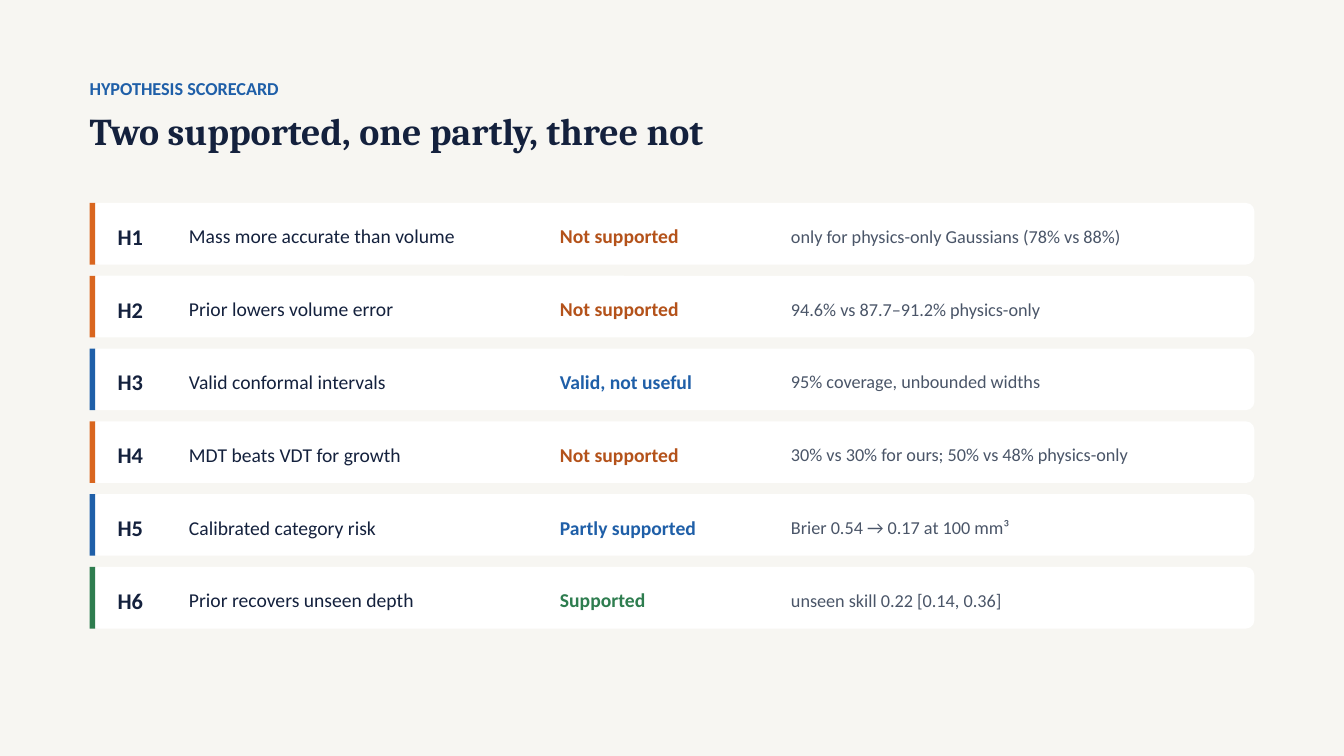
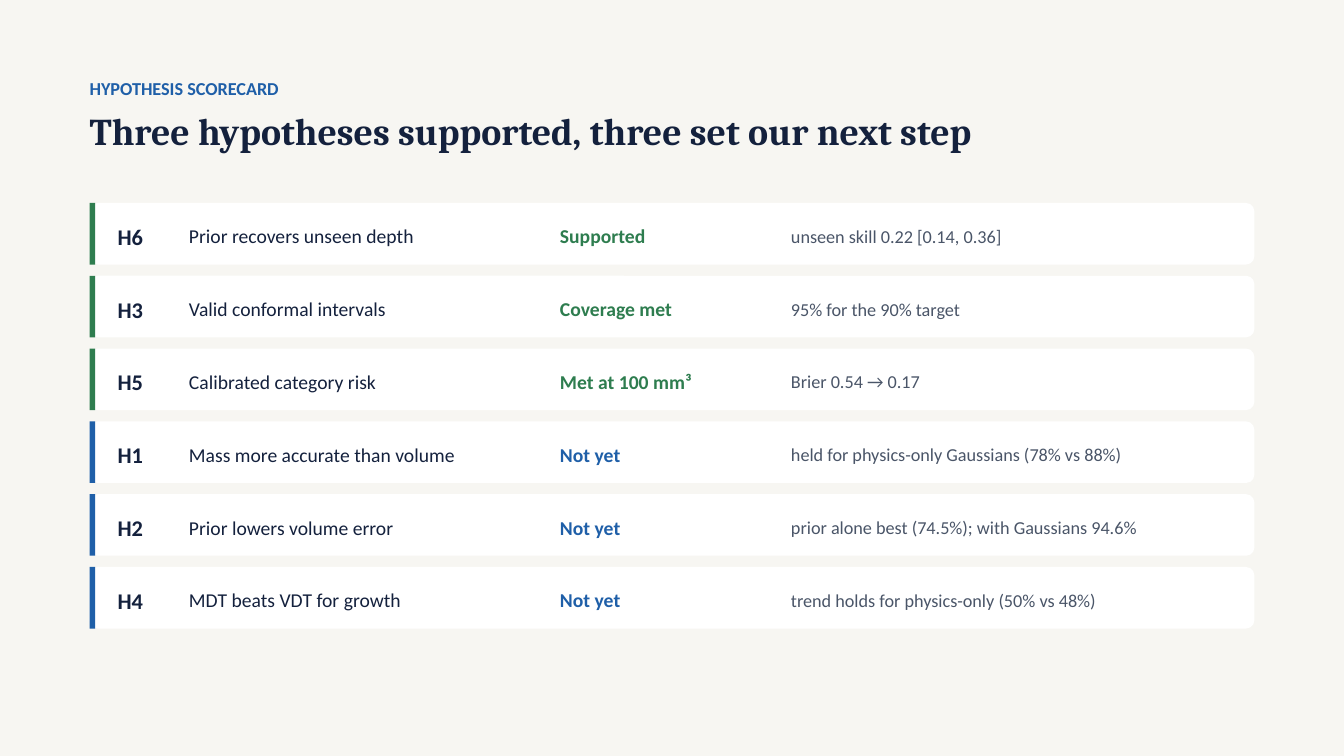
Before and after one commit to tcsquanta/medlift3d, a slide deck: slide 17 of report/MedLift3D_Defense.pptx. Drawn at 1344x756 pixels with LibreOffice and Linux fonts; fonts in the diff are those of the drawing. Boxes give left, top, right and bottom in pixels: in the first picture for what was removed or moved away, otherwise in the second. Text is boxed around its words. In the diff, an @@ line names an element or a change of style, - is before the commit and + after.

```diff
--- a/report/MedLift3D_Defense.pptx
+++ b/report/MedLift3D_Defense.pptx
@@ text at bbox=[90, 118, 971, 153]: text changed @@
-Two supported, one partly, three not
+Three hypotheses supported, three set our next step
@@ rectangle at bbox=[90, 203, 96, 264]: fill #D9661F to #2E7D4F @@
@@ text at bbox=[118, 229, 143, 245]: text changed @@
-H1
+H6
@@ text at bbox=[189, 229, 413, 246]: text changed @@
-Mass more accurate than volume
+Prior recovers unseen depth
@@ text at bbox=[560, 229, 645, 246]: text changed; text colour #B4521A to #2E7D4F @@
-Not supported
+Supported
@@ text at bbox=[791, 230, 1002, 246]: text changed @@
-only for physics-only Gaussians (78% vs 88%)
+unseen skill 0.22 [0.14, 0.36]
@@ rectangle at bbox=[90, 276, 96, 338]: fill #D9661F to #2E7D4F @@
@@ text "H3": place and size @@
-text "H3" at bbox=[118, 375, 143, 390]
+text "H3" at bbox=[118, 303, 143, 318]
@@ text "Valid conformal intervals": place and size @@
-text "Valid conformal intervals" at bbox=[189, 375, 386, 389]
+text "Valid conformal intervals" at bbox=[189, 302, 386, 316]
@@ text removed at bbox=[118, 303, 143, 318] @@
-H2
@@ text removed at bbox=[189, 302, 393, 316] @@
-Prior lowers volume error
@@ text at bbox=[560, 303, 672, 320]: text changed; text colour #B4521A to #2E7D4F @@
-Not supported
+Coverage met
@@ text at bbox=[791, 303, 960, 319]: text changed @@
-94.6% vs 87.7–91.2% physics-only
+95% for the 90% target
@@ rectangle at bbox=[90, 349, 96, 410]: fill #1F5FA8 to #2E7D4F @@
@@ text added at bbox=[118, 375, 143, 390], 16 pt, text #14213D, bold @@
+H5
@@ text added at bbox=[189, 375, 376, 393], 14 pt, text #14213D @@
+Calibrated category risk
@@ text at bbox=[560, 373, 692, 389]: text changed; text colour #1F5FA8 to #2E7D4F @@
-Valid, not useful
+Met at 100 mm³
@@ text at bbox=[791, 375, 920, 388]: text changed @@
-95% coverage, unbounded widths
+Brier 0.54 → 0.17
@@ rectangle at bbox=[90, 421, 96, 483]: fill #D9661F to #1F5FA8 @@
@@ text at bbox=[118, 448, 143, 463]: text changed @@
-H4
+H1
@@ text at bbox=[189, 448, 454, 462]: text changed @@
-MDT beats VDT for growth
+Mass more accurate than volume
@@ text at bbox=[560, 449, 621, 465]: text changed; text colour #B4521A to #1F5FA8 @@
-Not supported
+Not yet
@@ text at bbox=[791, 448, 1121, 464]: text changed @@
-30% vs 30% for ours; 50% vs 48% physics-only
+held for physics-only Gaussians (78% vs 88%)
@@ text at bbox=[118, 521, 143, 536]: text changed @@
-H5
+H2
@@ text at bbox=[189, 521, 393, 535]: text changed @@
-Calibrated category risk
+Prior lowers volume error
@@ text at bbox=[560, 522, 621, 538]: text changed @@
-Partly supported
+Not yet
@@ text at bbox=[791, 521, 1136, 537]: text changed @@
-Brier 0.54 → 0.17 at 100 mm³
+prior alone best (74.5%); with Gaussians 94.6%
@@ rectangle at bbox=[90, 567, 96, 628]: fill #2E7D4F to #1F5FA8 @@
@@ text at bbox=[118, 594, 143, 609]: text changed @@
-H6
+H4
@@ text at bbox=[189, 593, 401, 611]: text changed @@
-Prior recovers unseen depth
+MDT beats VDT for growth
@@ text at bbox=[560, 594, 621, 610]: text changed; text colour #2E7D4F to #1F5FA8 @@
-Supported
+Not yet
@@ text at bbox=[791, 594, 1096, 610]: text changed @@
-unseen skill 0.22 [0.14, 0.36]
+trend holds for physics-only (50% vs 48%)
```
Also in this commit, not shown: 6 other slides changed, 1 slide added, 1 slide removed.
